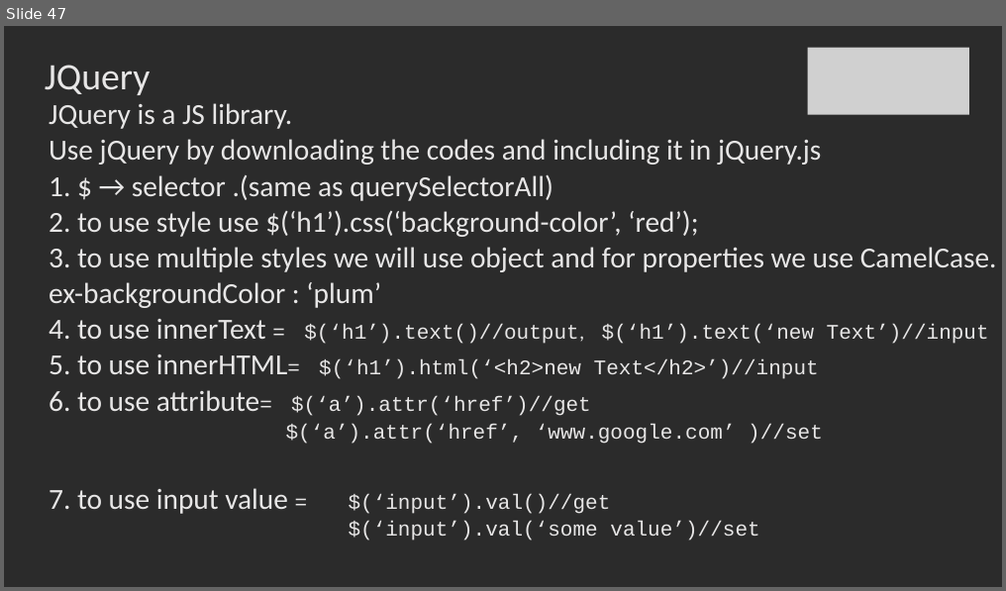
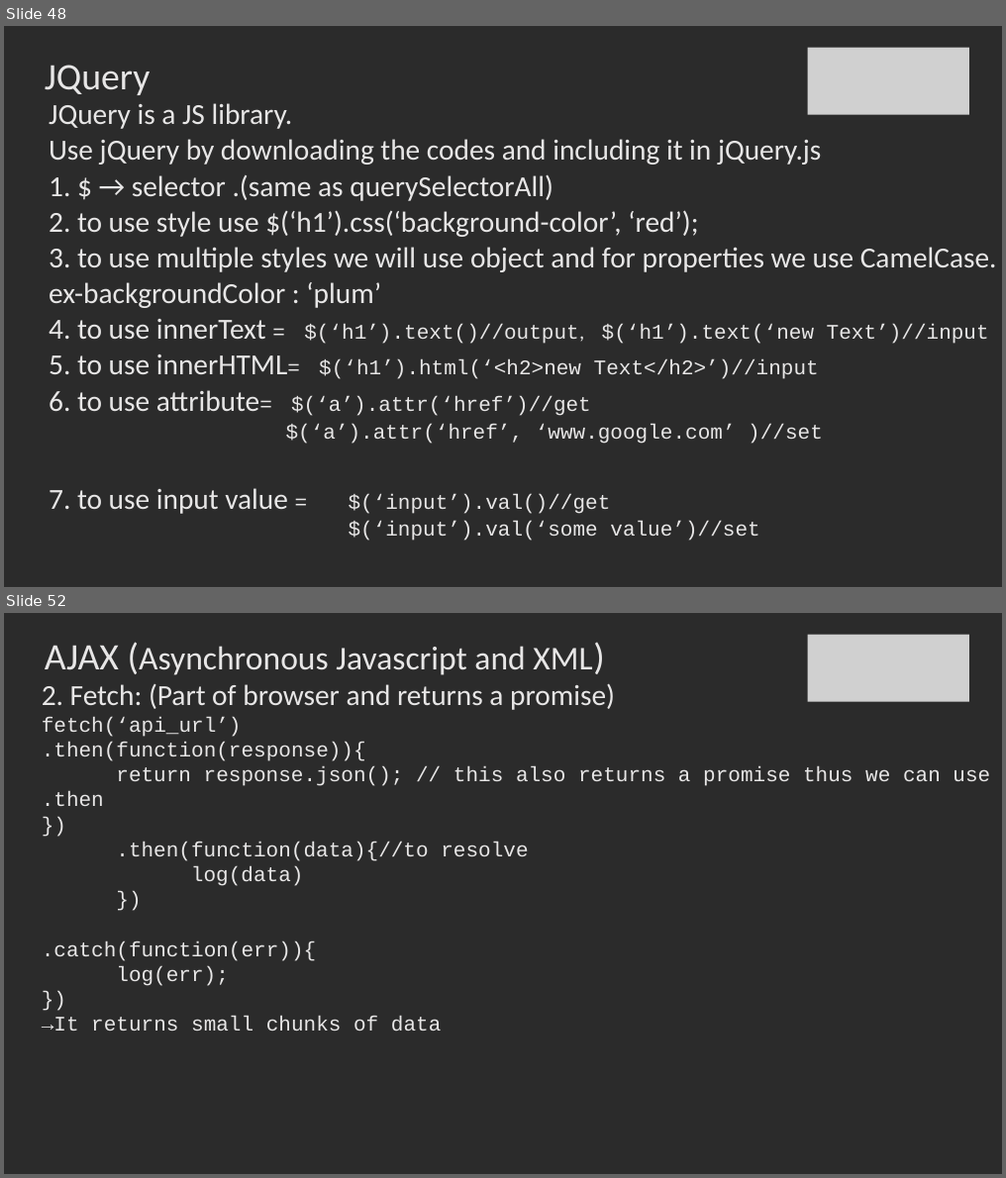
Before and after one commit to SachinBarpanda/WebDevGla, a slide deck: JS.pptx. Shown one above the other, each under a label of ours: slide 47 before the commit, slides 48 and 52 after it; the slides between them are not shown. The pictures are 1006x591 and 1006x1178 pixels, drawn with LibreOffice and Linux fonts; fonts in the diff are those of the drawing; grey boxes stand for pictures; background and template pictures are left out; a plain dark background stands for a picture behind light text. Boxes give left, top, right and bottom in pixels: in the first picture for what was removed or moved away, otherwise in the second. Text is boxed around its words. In the diff, an @@ line names an element or a change of style, - is before the commit and + after.

```diff
--- a/JS.pptx
+++ b/JS.pptx
@@ slide 52 added at [4, 613, 1002, 1174], background picture (left out) @@
@@ picture added at [807, 635, 969, 702] @@
@@ title added at [45, 645, 592, 675], 32 pt, text #E7E6E6 @@
+AJAX (Asynchronous Javascript and XML)
@@ text added at [42, 683, 990, 1032], 20 pt, text #E7E6E6 @@
+2. Fetch: (Part of browser and returns a promise)
+fetch(‘api_url’)
+.then(function(response)){
+return response.json(); // this also returns a promise thus we can use .then
+})
+.then(function(data){//to resolve
+log(data)
+})
+.catch(function(err)){
+log(err);
+})
+→It returns small chunks of data
@@ what was slide 47 is now slide 48 @@
```
Also in this commit, not shown: 7 other slides added, 40 other files.
